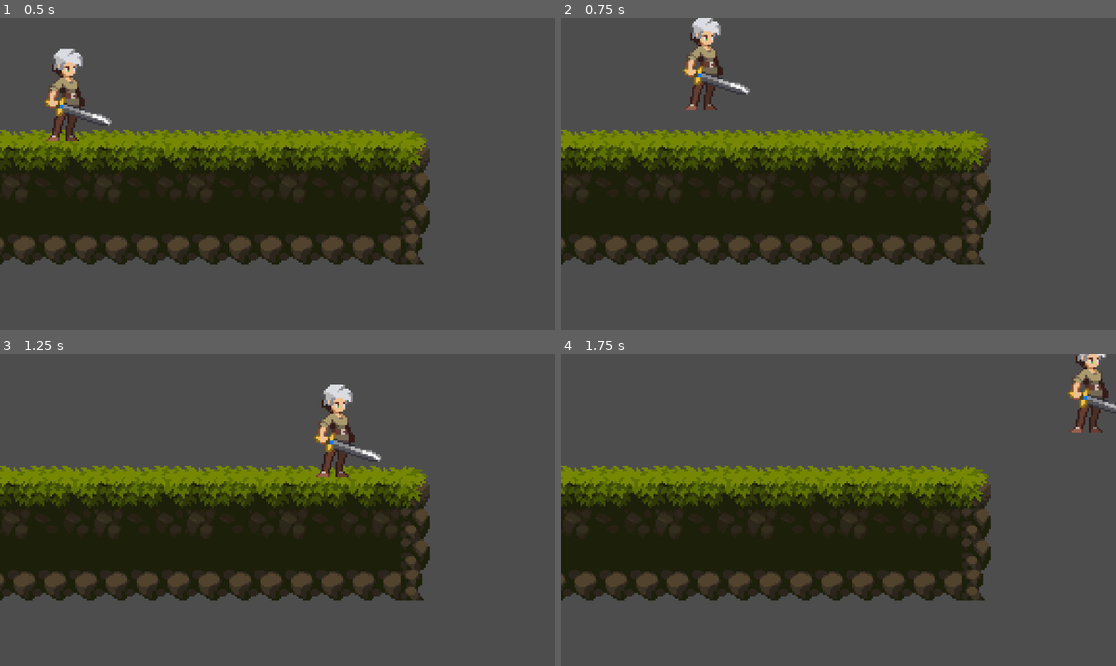
Above: before the commit, frames 1-4 (two rows, left to right).
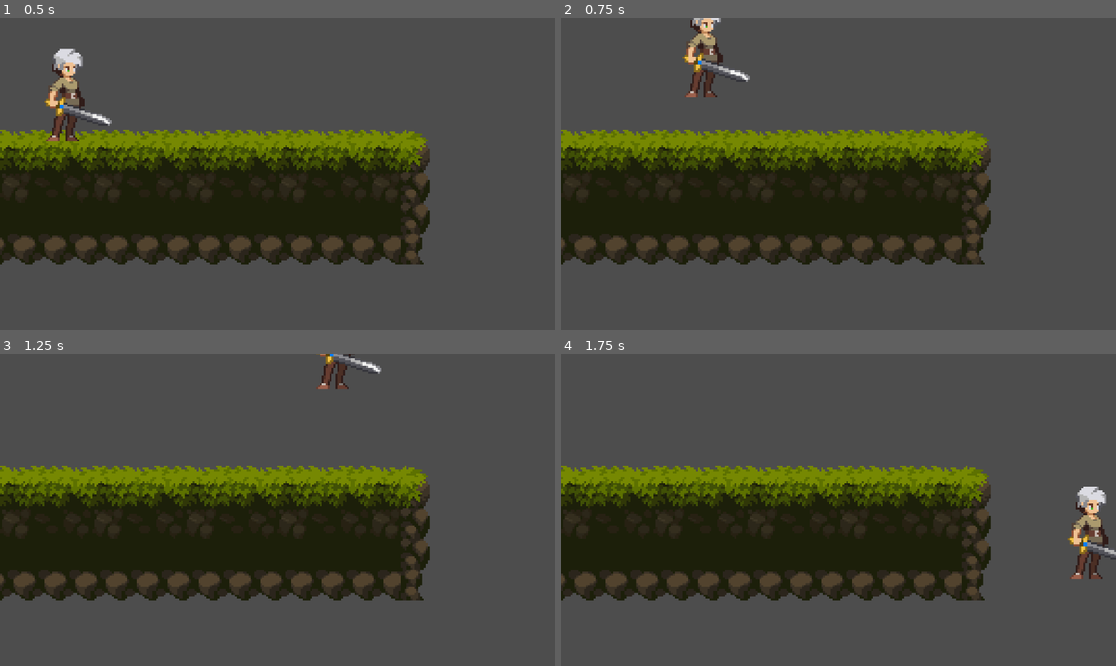
Above: after the commit, the same moments.

Repository: ghostfish25/2dPlatformer
Game: Godot game, scene res://Levels/test_level.tscn
The game is run twice, just before and just after one commit, with the same random seed, the same clock (stepped at 60 frames per second) and the same inputs.
Inputs:
- Up to frame 1 (0.5 s): no input
- Up to frame 2 (0.75 s): tap Enter at 0.5 s; hold D (right) from 0.53 s (still down); tap Space (jump) at 0.6 s
- Up to frame 3 (1.25 s): keep holding D (right); tap Space (jump) at 0.77, 1.07 s
- Up to frame 4 (1.75 s): keep holding D (right); tap Space (jump) at 1.35, 1.52 s

Frame 1 is identical in both runs. In frame 2, 1.6% of the frame differs, in the area x 21-35%, y 0-30%; in frame 3, 1.8%; in frame 4, 2.3%, in the area x 91-100%, y 0-73%.

Commit message:
doublejump

Diff:
--- a/Character/player.gd
+++ b/Character/player.gd
@@ -2,18 +2,27 @@
 
 
 
-@export var speed : float  = 200.0
-@export var jump_velocity : float = -150
+@export var speed : float  = 200
+@export var jump_velocity : float = -200
+@export var double_jump_velocity : float = -150
 
+var gravity = ProjectSettings.get_setting("physics/2d/default_gravity")
+var has_double_jumped : bool = false
 
 func _physics_process(delta: float) -> void:
 	# Add the gravity.
 	if not is_on_floor():
 		velocity += get_gravity() * delta
+	else:
+		has_double_jumped = false
+	# Handle jump.
+	if Input.is_action_just_pressed("jump"):
+		if is_on_floor():
+			velocity.y = jump_velocity
+		elif not has_double_jumped:
+			velocity.y = double_jump_velocity
+			has_double_jumped = true
 
-	# Handle jump.
-	if Input.is_action_just_pressed("jump") and is_on_floor():
-		velocity.y = jump_velocity
 
 	# Get the input direction and handle the movement/deceleration.
 	# As good practice, you should replace UI actions with custom gameplay actions.
